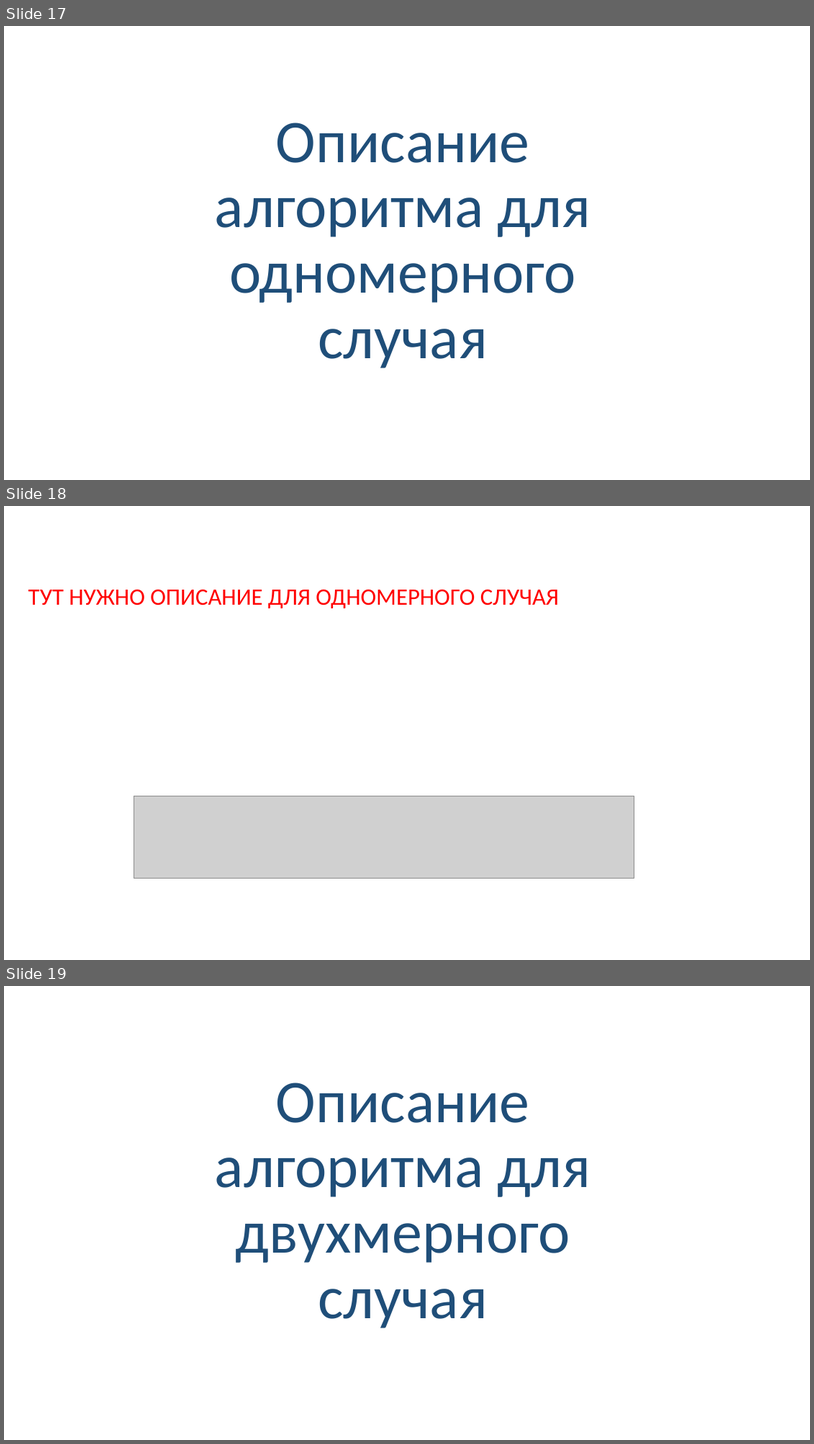
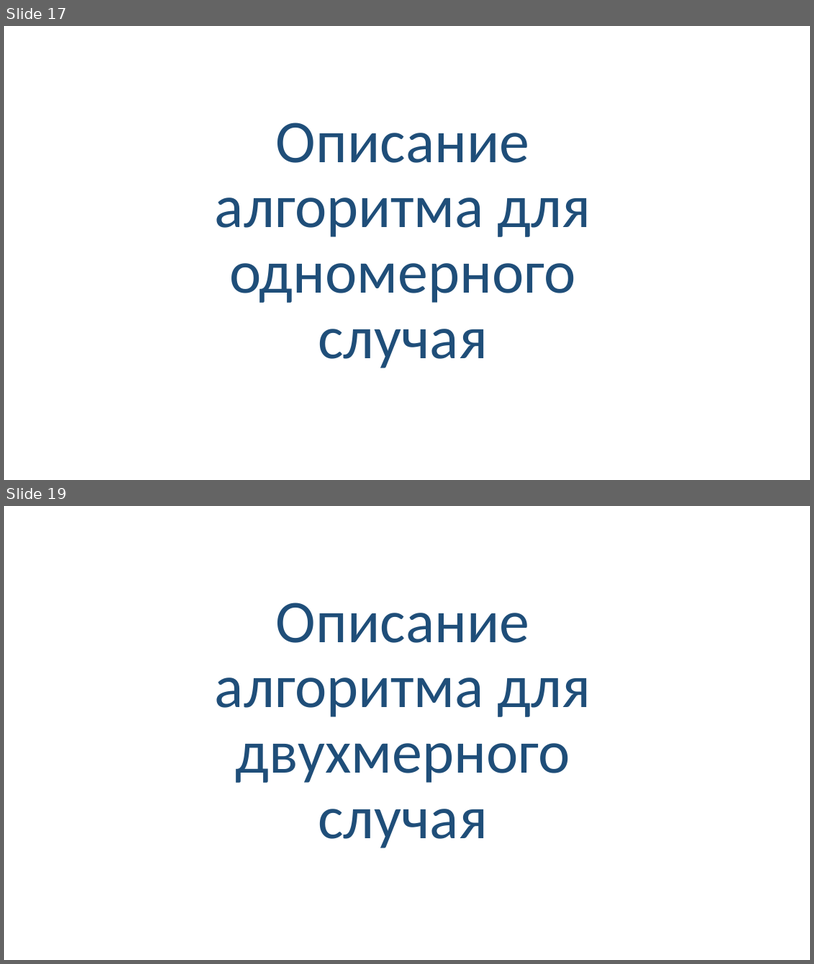
Before and after one commit to Linserous/NumericalGridGeneration, a slide deck: docs/Презентация v0.8.1.pptx. Shown one above the other, each under a label of ours: slides 17, 18 and 19 before the commit, slides 17 and 19 after it; the slides between them are not shown. The pictures are 814x1444 and 814x964 pixels, drawn with LibreOffice and Linux fonts; fonts in the diff are those of the drawing; grey boxes stand for pictures. Boxes give left, top, right and bottom in pixels: in the first picture for what was removed or moved away, otherwise in the second. Text is boxed around its words. In the diff, an @@ line names an element or a change of style, - is before the commit and + after.

```diff
--- a/docs/Презентация v0.8.1.pptx
+++ b/docs/Презентация v0.8.1.pptx
@@ slide 18 removed at box(4, 506, 810, 960), background #FFFFFF @@
@@ text removed at box(28, 589, 559, 608) @@
-ТУТ НУЖНО ОПИСАНИЕ ДЛЯ ОДНОМЕРНОГО СЛУЧАЯ
@@ picture removed at box(134, 796, 634, 878) @@
```
Also in this commit, not shown: 1 slide added.
